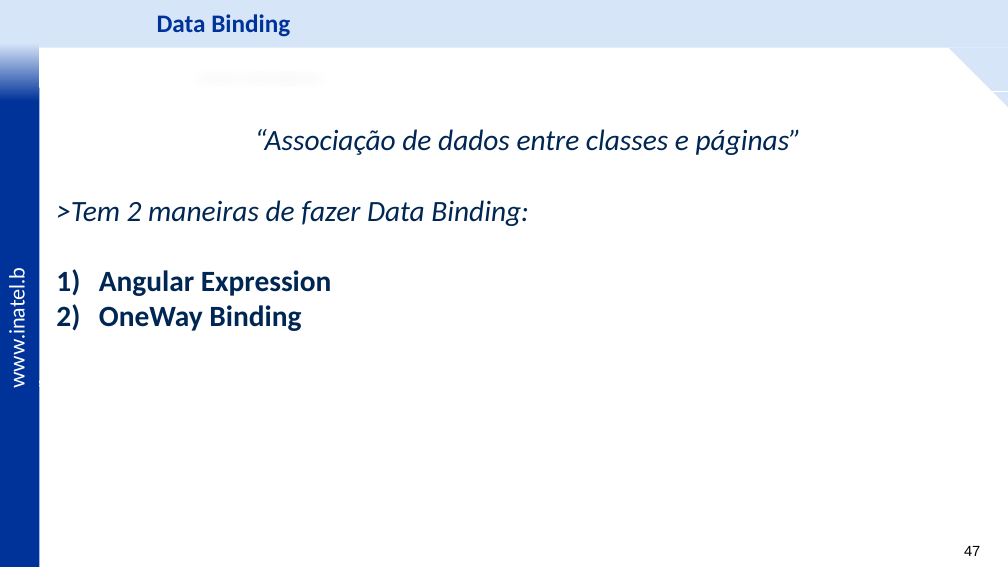
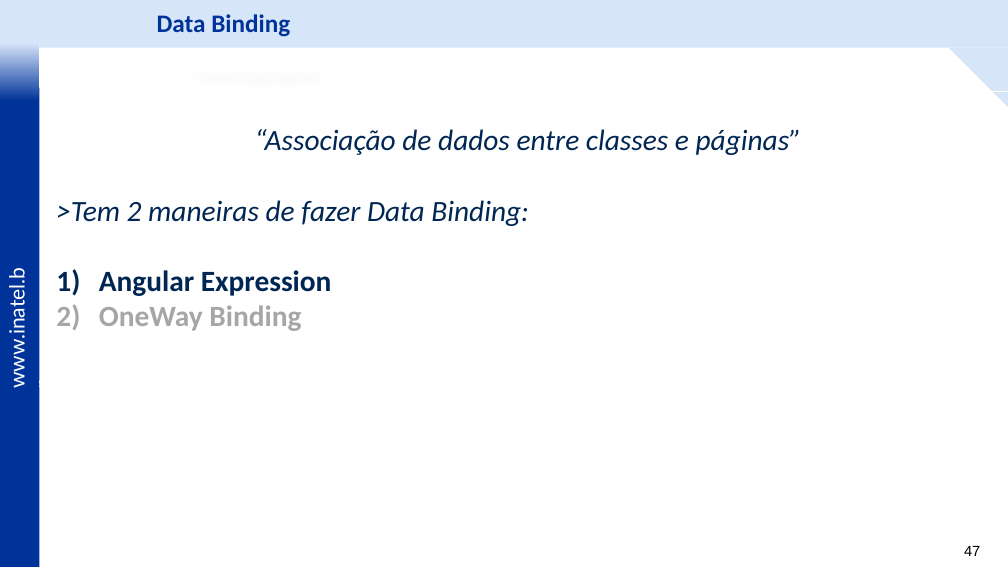
Before and after one commit to vitor-figueiredo/Lab_Angular, a slide deck: slide 47 of _docs/Lab_Angular - Frontend com Angular -v3.pptx. Drawn at 1008x567 pixels with LibreOffice and Linux fonts; fonts in the diff are those of the drawing; background and template pictures are left out. Boxes give left, top, right and bottom in pixels: in the first picture for what was removed or moved away, otherwise in the second. Text is boxed around its words. In the diff, an @@ line names an element or a change of style, - is before the commit and + after.

```diff
--- a/_docs/Lab_Angular - Frontend com Angular -v3.pptx
+++ b/_docs/Lab_Angular - Frontend com Angular -v3.pptx
@@ text in rectangle at [99, 305, 301, 331]: text colour #002653 to #A6A6A6 in "OneWay Binding" @@
```
Also in this commit, not shown: 13 other slides changed, 26 slides added, 2 slides removed, 31 other files.
